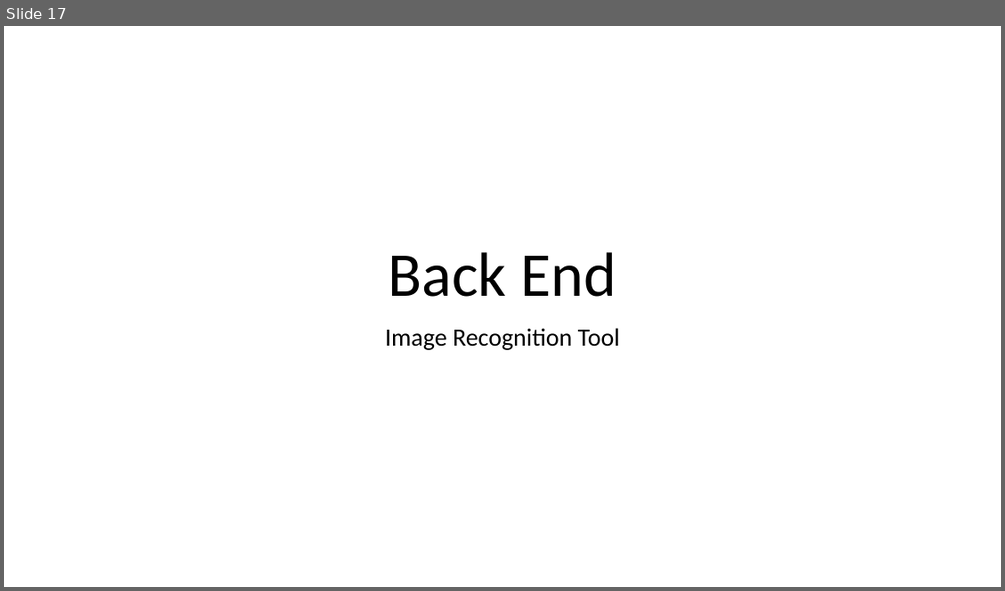
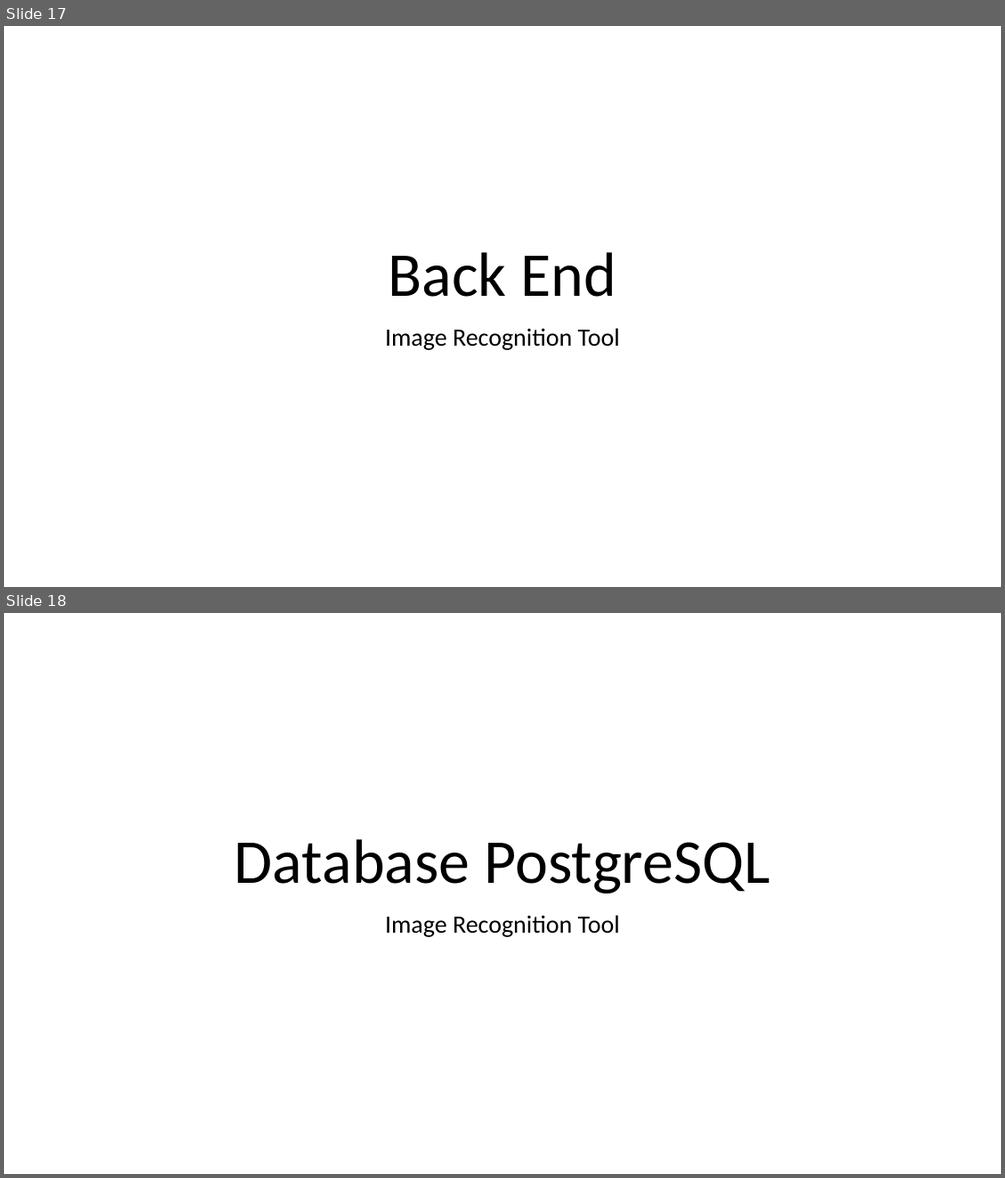
Before and after one commit to akbtech17/facerecognitionbrain, a slide deck: FrontEnd/src/About the Project.pptx. Shown one above the other, each under a label of ours: slide 17 before the commit, slides 17 and 18 after it. The pictures are 1005x591 and 1005x1178 pixels, drawn with LibreOffice and Linux fonts; fonts in the diff are those of the drawing. Boxes give left, top, right and bottom in pixels: in the first picture for what was removed or moved away, otherwise in the second. Text is boxed around its words. In the diff, an @@ line names an element or a change of style, - is before the commit and + after.

```diff
--- a/FrontEnd/src/About the Project.pptx
+++ b/FrontEnd/src/About the Project.pptx
@@ slide 18 added at box(4, 613, 1001, 1174), background #FFFFFF @@
@@ title added at box(235, 839, 769, 893), 60 pt, text #000000 @@
+Database PostgreSQL
@@ subtitle added at box(385, 915, 620, 937), 24 pt, text #000000 @@
+Image Recognition Tool
```
Also in this commit, not shown: 5 other slides added, 2 other files.
